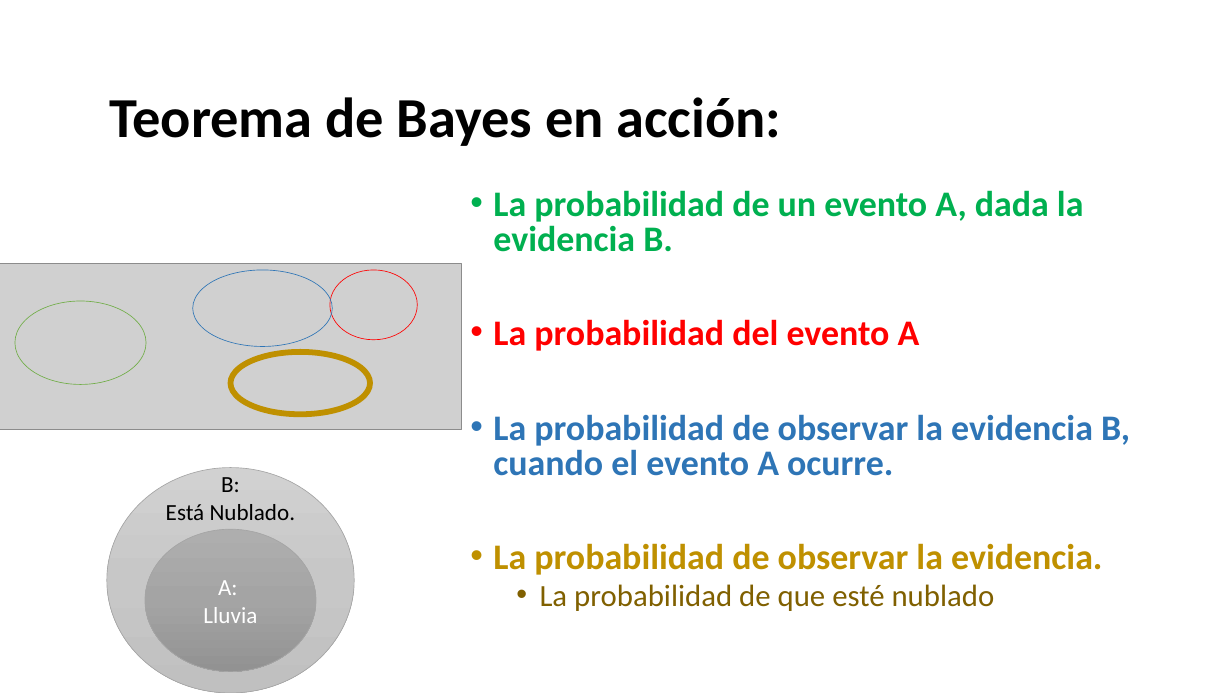
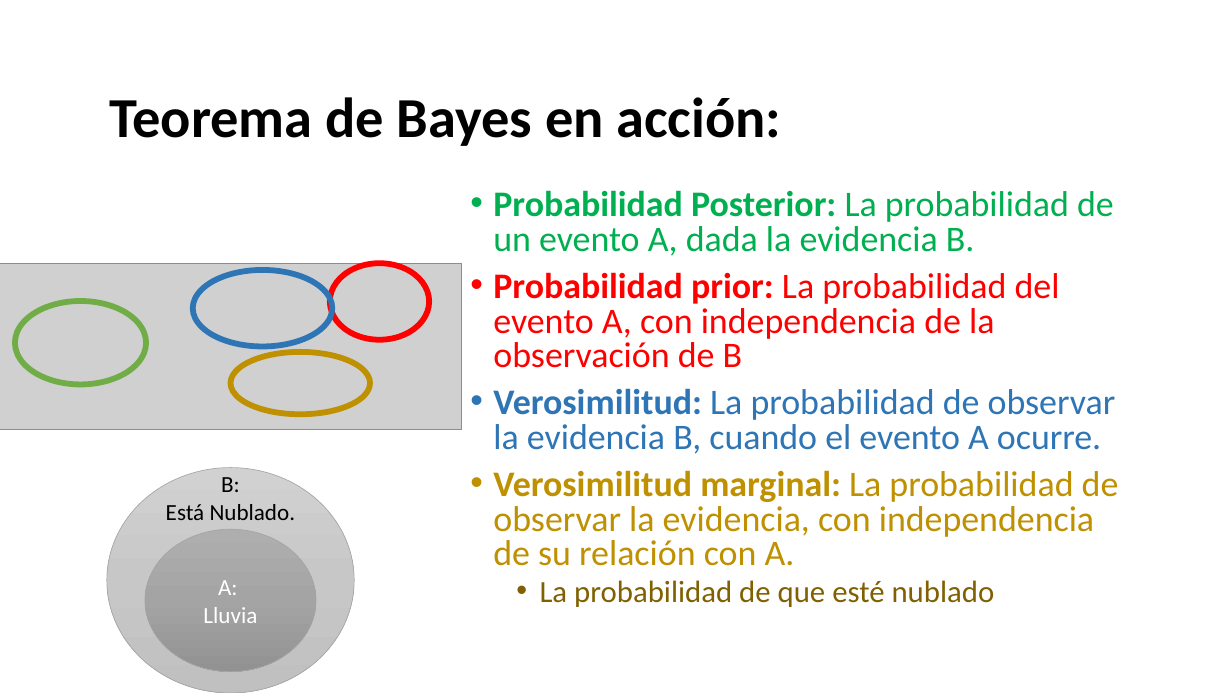
Before and after one commit to Adrifelcha/afchavez-019, a slide deck: slide 66 of JeanPiaget/2019-2020/Cuarentena/Sexto - Clases Remotas/AMC2020_InferenciaProbabilistica-1.pptx (slide 27 before the commit). Drawn at 1232x693 pixels with LibreOffice and Linux fonts; fonts in the diff are those of the drawing; grey boxes stand for pictures. Boxes give left, top, right and bottom in pixels: in the first picture for what was removed or moved away, otherwise in the second. Text is boxed around its words. In the diff, an @@ line names an element or a change of style, - is before the commit and + after.

```diff
--- a/JeanPiaget/2019-2020/Cuarentena/Sexto - Clases Remotas/AMC2020_InferenciaProbabilistica-1.pptx
+++ b/JeanPiaget/2019-2020/Cuarentena/Sexto - Clases Remotas/AMC2020_InferenciaProbabilistica-1.pptx
@@ text at (x1=493, y1=190, x2=1119, y2=566): text changed; text colour #2E75B6 to #BF9000; bold off @@
-• La probabilidad de un evento A, dada la evidencia B.
-• La probabilidad del evento A
-• La probabilidad de observar la evidencia B, cuando el evento A ocurre.
-• La probabilidad de observar la evidencia.
+• Probabilidad Posterior: La probabilidad de un evento A, dada la evidencia B.
+• Probabilidad prior: La probabilidad del evento A, con independencia de la observación de B
+• Verosimilitud: La probabilidad de observar la evidencia B, cuando el evento A ocurre.
+• Verosimilitud marginal: La probabilidad de observar la evidencia, con independencia de su relación con A.
@@ ellipse resized from (x1=330, y1=270, x2=418, y2=340) to (x1=330, y1=263, x2=429, y2=340) @@
@@ ellipse at (x1=330, y1=263, x2=429, y2=340): outline #FF0000 0.5 pt to #FF0000 4.5 pt @@
@@ ellipse at (x1=193, y1=270, x2=333, y2=347): outline #2E75B6 0.5 pt to #2E75B6 4.5 pt @@
@@ ellipse at (x1=15, y1=301, x2=146, y2=384): outline #70AD47 0.5 pt to #70AD47 4.5 pt @@
```
Also in this commit, not shown: 12 other slides changed, 69 slides added, 8 slides removed, 16 other files.
